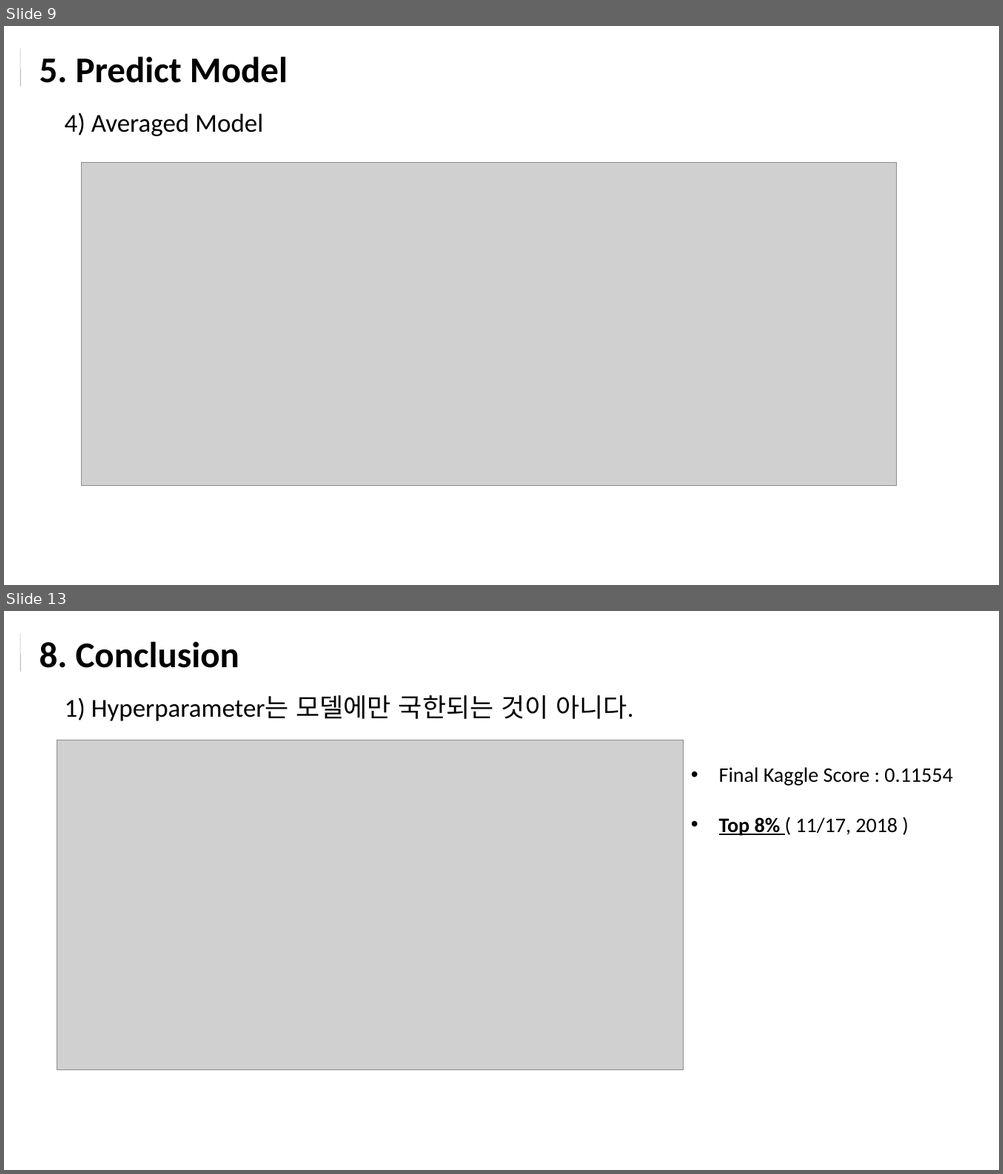
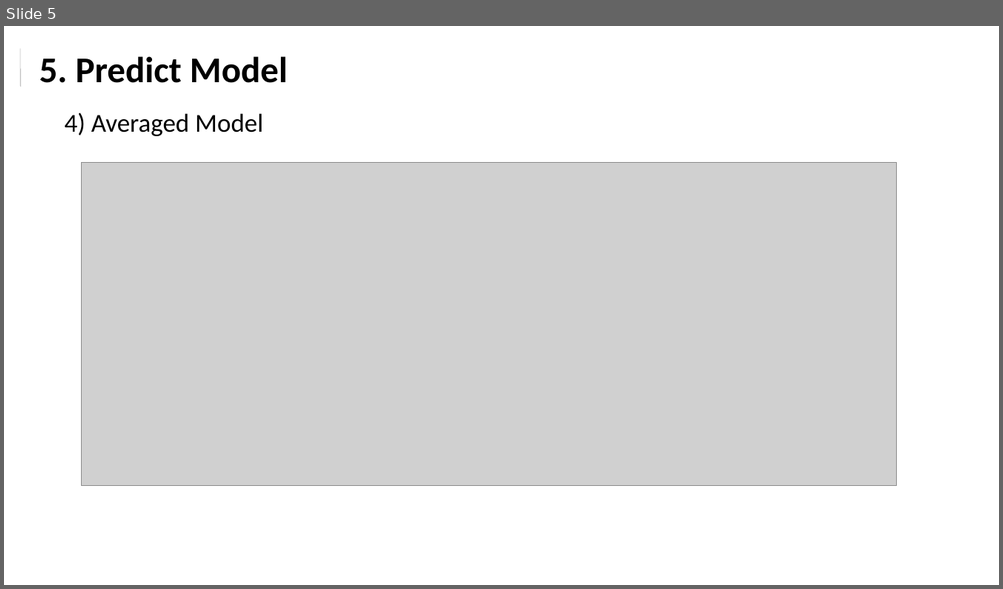
Before and after one commit to chazzy1/nycdsaML, a slide deck: documents/House_prediction_choi.pptx. Shown one above the other, each under a label of ours: slides 9 and 13 before the commit, slide 5 after it; the slides between them are not shown. The pictures are 1003x1174 and 1003x589 pixels, drawn with LibreOffice and Linux fonts; fonts in the diff are those of the drawing; grey boxes stand for pictures. Boxes give left, top, right and bottom in pixels: in the first picture for what was removed or moved away, otherwise in the second. Text is boxed around its words. In the diff, an @@ line names an element or a change of style, - is before the commit and + after.

```diff
--- a/documents/House_prediction_choi.pptx
+++ b/documents/House_prediction_choi.pptx
@@ slide 13 removed at box(4, 611, 999, 1170), background #FFFFFF @@
@@ line removed from (20, 633) to (20, 672) @@
@@ text removed at box(40, 641, 239, 668) @@
-8. Conclusion
@@ text removed at box(65, 695, 633, 721) @@
-1) Hyperparameter는 모델에만 국한되는 것이 아니다.
@@ picture removed at box(57, 740, 684, 1071) @@
@@ text removed at box(719, 767, 952, 836) @@
-• Final Kaggle Score : 0.11554
-• Top 8% ( 11/17, 2018 )
@@ what was slide 9 is now slide 5 @@
```
Also in this commit, not shown: 3 slides changed, 4 slides added, 6 other slides removed, 13 other files.
